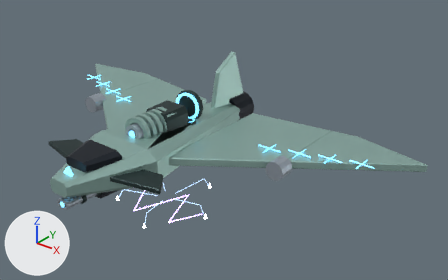
The glTF model public/assets/models/combat/s12.glb: old version first, new version second.
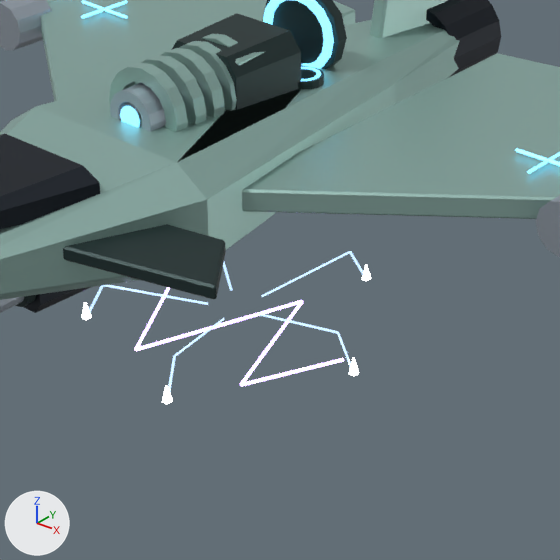
There are two pictures of each version: one whole from a 50 mm lens placed at (6.87, -6.93, 5.99), pointed at (0.9, 0.53, 1.37), one close up on the part from 20% to 61% of the width and 34% to 100% of the height. The axes (+X, +Y, +Z) are drawn at lower left. The lights are the same throughout. The last two pictures show the newer version. Both versions are drawn at frame 21 of the action 'atk'; the numbers are the values there. Vertices at exactly the same position are counted once.

The scene before the commit, as lines of its bpy script (objects in view):
```python
ob_export_fx_atk_field_contact_fx_core = bpy.data.objects.new('Export_fx_atk_field_contact_fx_core', me_export_fx_atk_field_contact_fx_core)
ob_export_fx_atk_field_contact_fx_core.parent = ob_fx_atk_field_contact
ob_export_fx_atk_field_contact_fx_core.location = (0.0, 0.0, 0.0)
ob_export_fx_atk_field_release_fx_color = bpy.data.objects.new('Export_fx_atk_field_release_fx_color', me_export_fx_atk_field_release_fx_color)
ob_export_fx_atk_field_release_fx_color.parent = ob_fx_atk_field_release
ob_export_fx_atk_field_release_fx_color.location = (0.0, 0.0, 0.0)
ob_export_fx_atk_field_tell_fx_accent = bpy.data.objects.new('Export_fx_atk_field_tell_fx_accent', me_export_fx_atk_field_tell_fx_accent)
ob_export_fx_atk_field_tell_fx_accent.parent = ob_fx_atk_field_tell
ob_export_fx_atk_field_tell_fx_accent.location = (0.0, 0.0, 0.0)
ob_export_heavy_armor = bpy.data.objects.new('Export_heavy_armor', me_export_heavy_armor)
ob_export_heavy_armor.parent = ob_heavy
ob_export_heavy_armor.location = (0.0, 0.0, 0.0)
ob_fx_atk_field_contact = bpy.data.objects.new('fx_atk_field_contact', None)
ob_fx_atk_field_contact.parent = ob_s12
ob_fx_atk_field_contact.location = (0.0, 0.0, 0.0)
ob_fx_atk_field_contact.scale = (0.943, 0.943, 0.943)
ob_fx_atk_field_release = bpy.data.objects.new('fx_atk_field_release', None)
ob_fx_atk_field_release.parent = ob_s12
ob_fx_atk_field_release.location = (0.0, 0.0, 0.0)
ob_fx_atk_field_release.scale = (0.942, 0.942, 0.942)
ob_fx_atk_field_tell = bpy.data.objects.new('fx_atk_field_tell', None)
ob_fx_atk_field_tell.parent = ob_s12
ob_fx_atk_field_tell.location = (0.0, 0.0, 0.0)
ob_fx_atk_field_tell.scale = (0.94, 0.94, 0.94)
# also in view: 'Export_wing_l_armor' at (1.36, 0.68, 1.32); 'Export_wing_r_armor' at (-1.36, 0.68, 1.32); 'Export_tilt_shade' at (0.0, -1.41, 1.39); 'Export_heavy_shade' at (0.0, 0.06, 1.64); 'Export_sensor_dark' at (0.0, -1.62, 1.59)
```
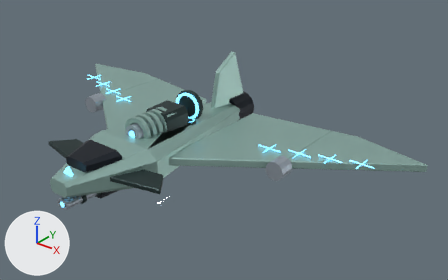
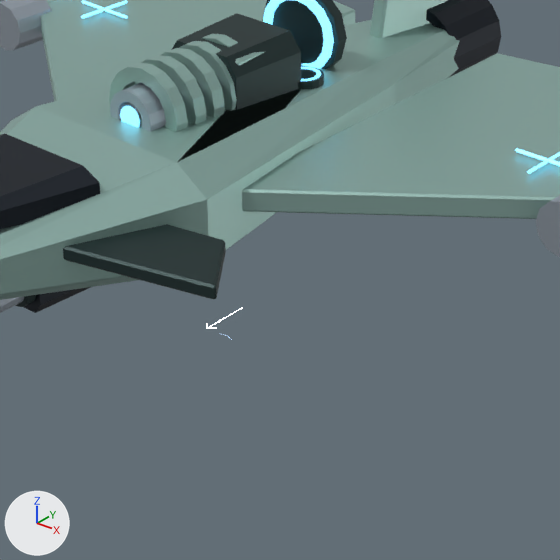
ob_fx_atk_field_contact is not drawn itself; it is the parent of ob_export_fx_atk_field_contact_fx_core.
ob_fx_atk_field_release is not drawn itself; it is the parent of ob_export_fx_atk_field_release_fx_color.
ob_fx_atk_field_tell is not drawn itself; it is the parent of ob_export_fx_atk_field_tell_fx_accent.

Changed parts and their boxes [x1, y1, x2, y2] in the close-ups (560 x 560 px):
'Export_fx_atk_field_tell_fx_accent', reshaped, rescaled (not visible afterwards)
    before: [134, 287, 344, 387]
'Export_fx_atk_field_release_fx_color', reshaped, moved, rescaled (not visible afterwards)
    before: [89, 251, 364, 391]
'Export_fx_atk_field_contact_fx_core', reshaped, rescaled
    before: [81, 264, 371, 404]
    after: [206, 307, 243, 329]
part 2 of me_export_fx_atk_field_release_fx_color, deleted
    before: [89, 251, 364, 391]
part 3 of me_export_fx_atk_field_release_fx_color, cut back
    before: [89, 285, 208, 312]

Edits to the bpy script that builds the scene:
```text
Change me_export_fx_atk_field_contact_fx_core:
    used by ob_export_fx_atk_field_contact_fx_core; parent = ob_fx_atk_field_contact; location = (0.0, 0.0, 0.0)
    remove me_export_fx_atk_field_contact_fx_core.from_pydata(...)  # 80 vertices, 140 faces; spans x -0.81..0.99, y -0.95..0.95, z 0.06..0.17
    add me_export_fx_atk_field_contact_fx_core.from_pydata(...)  # 20 vertices, 14 faces; spans x -0.08..0.08, y -0.51..0.1, z 0.24..0.26
    me_export_fx_atk_field_contact_fx_core part 1: 80 vertices removed from x -0.81..0.99, y -0.95..0.95, z 0.06..0.17; 20 vertices added at x -0.08..0.08, y -0.51..0.1, z 0.24..0.26
Change me_export_fx_atk_field_release_fx_color:
    used by ob_export_fx_atk_field_release_fx_color; parent = ob_fx_atk_field_release; location = (0.0, 0.0, 0.0)
    remove me_export_fx_atk_field_release_fx_color.from_pydata(...)  # 70 vertices, 40 faces; spans x -0.79..0.97, y -0.93..0.93, z 0.06..0.31
    add me_export_fx_atk_field_release_fx_color.from_pydata(...)  # 40 vertices, 24 faces; spans x -0.36..0.36, y -0.61..-0.14, z 0.01..0.76
    me_export_fx_atk_field_release_fx_color part 2: 14 loose pieces with 64 vertices, spanning x -0.79..0.97, y -0.93..0.93, z 0.06..0.31, are deleted
    me_export_fx_atk_field_release_fx_color part 3: 6 vertices removed from x -0.79..-0.14, y -0.58..-0.1, z 0.06..0.3; 40 vertices added at x -0.36..0.36, y -0.61..-0.14, z 0.01..0.76
Change me_export_fx_atk_field_tell_fx_accent:
    used by ob_export_fx_atk_field_tell_fx_accent; parent = ob_fx_atk_field_tell; location = (0.0, 0.0, 0.0)
    remove me_export_fx_atk_field_tell_fx_accent.from_pydata(...)  # 32 vertices, 48 faces; spans x -0.79..0.79, y -0.61..0.49, z 0.02..0.03
    add me_export_fx_atk_field_tell_fx_accent.from_pydata(...)  # 24 vertices, 12 faces; spans x -0.66..0.66, y -0.21..0.51, z 0.14..0.31
    me_export_fx_atk_field_tell_fx_accent part 4: the whole mesh is rebuilt
Change ob_fx_atk_field_contact:
    ob_fx_atk_field_contact.scale: (0.943, 0.943, 0.943) -> (0.508, 0.508, 0.508)
Change ob_fx_atk_field_release:
    ob_fx_atk_field_release.location: (0.0, 0.0, 0.0) -> (0.0, -0.144, 0.0)
    ob_fx_atk_field_release.scale: (0.942, 0.942, 0.942) -> (0.00204, 0.00204, 0.00204)
Change ob_fx_atk_field_tell:
    ob_fx_atk_field_tell.scale: (0.94, 0.94, 0.94) -> (0.00204, 0.00204, 0.00204)
```
